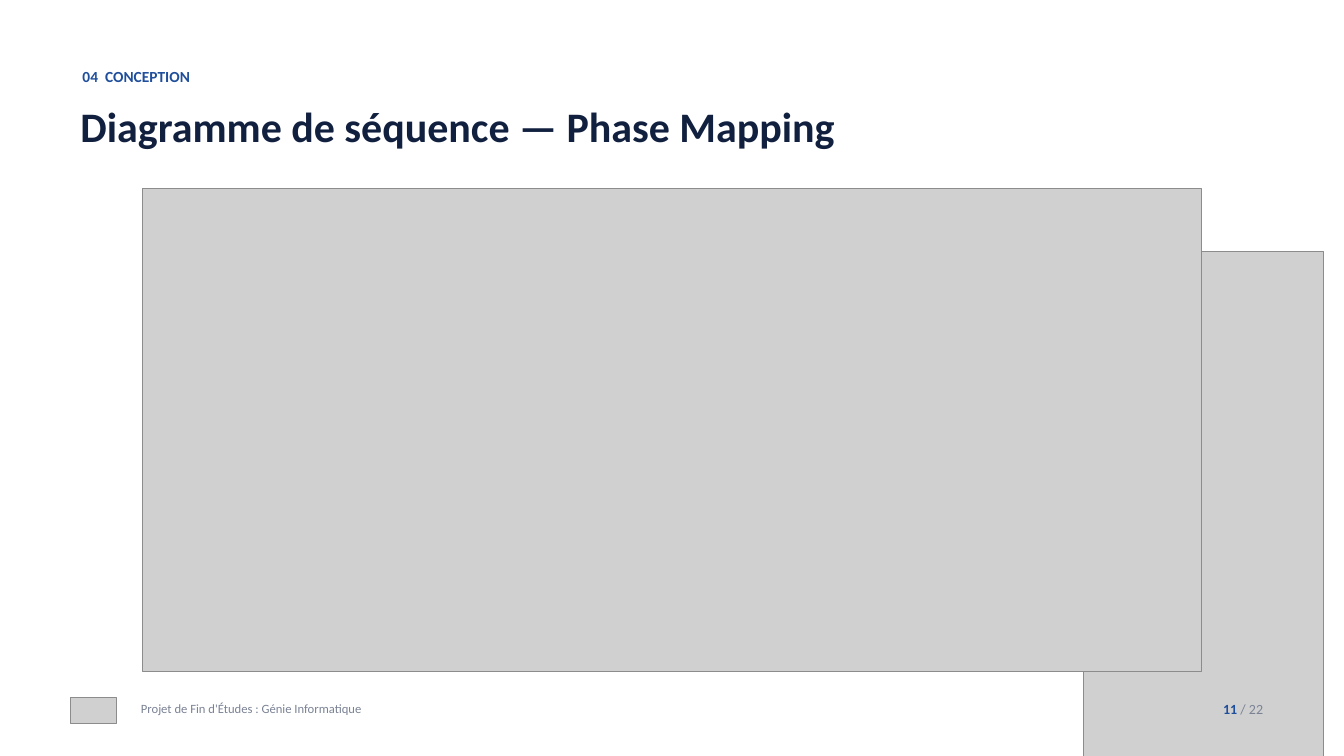
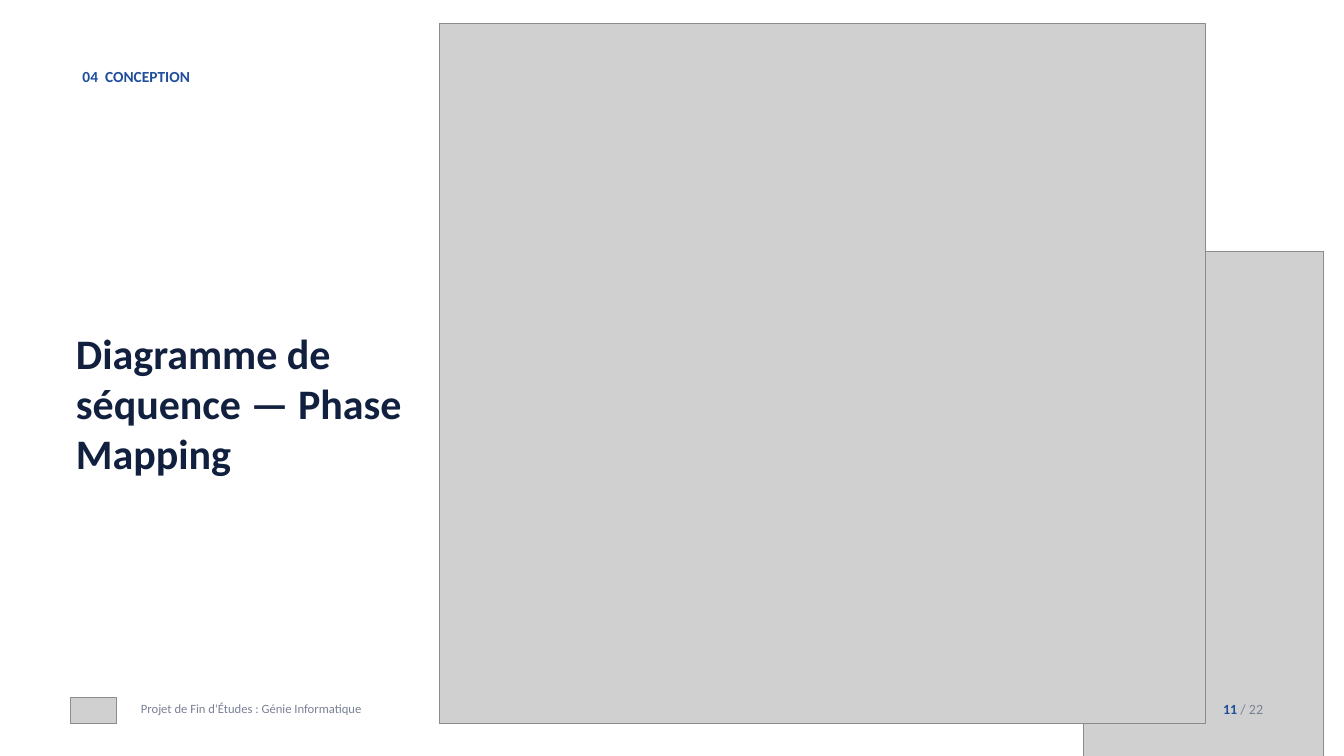
Before and after one commit to tahaghailan21-max/presentation-pfe, a slide deck: slide 11 of Presentation_PFE_TahaGHAILAN_v2.pptx. Drawn at 1344x756 pixels with LibreOffice and Linux fonts; fonts in the diff are those of the drawing; grey boxes stand for pictures. Boxes give left, top, right and bottom in pixels: in the first picture for what was removed or moved away, otherwise in the second. Text is boxed around its words. In the diff, an @@ line names an element or a change of style, - is before the commit and + after.

```diff
--- a/Presentation_PFE_TahaGHAILAN_v2.pptx
+++ b/Presentation_PFE_TahaGHAILAN_v2.pptx
@@ picture: place and size @@
-picture at <box>143,189,1202,673</box>
+picture at <box>440,23,1206,724</box>
@@ text "Diagramme de séquence — Phase ..." rewrapped from <box>80,112,834,149</box> to <box>76,339,401,476</box> @@
```
Also in this commit, not shown: 14 other slides changed.
